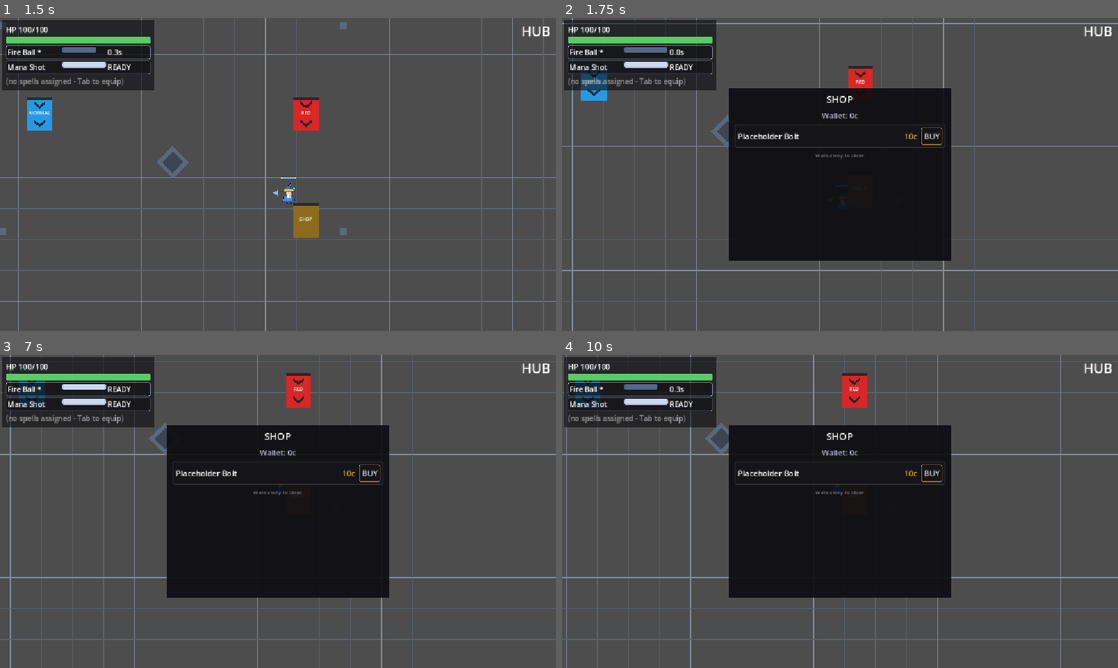
Above: before the commit, frames 1-4 (two rows, left to right).
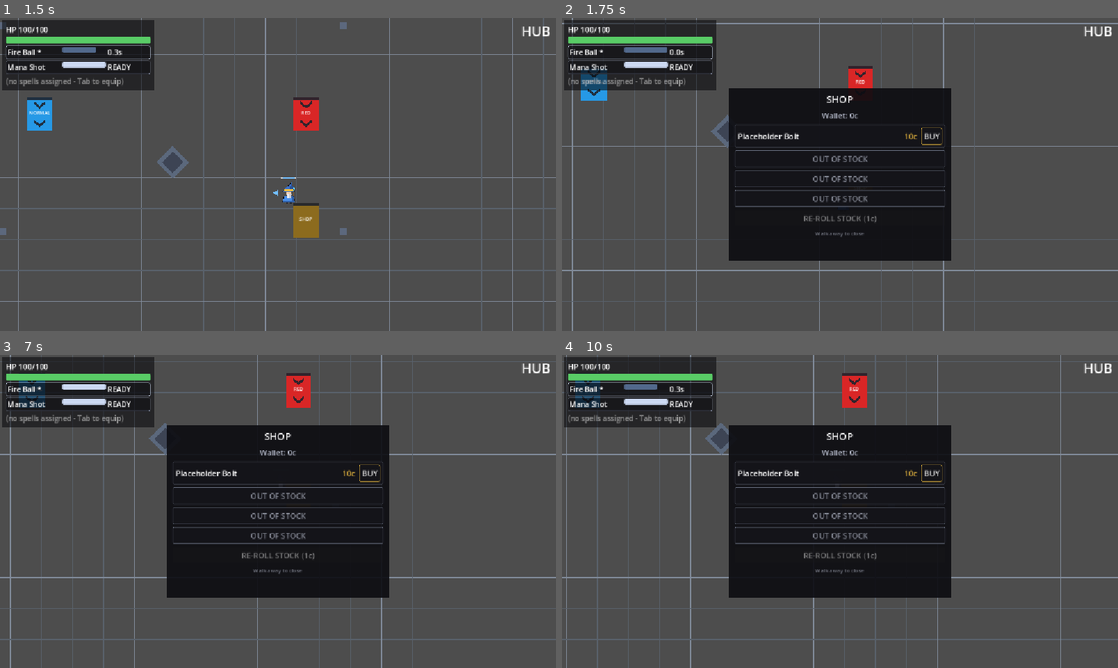
Above: after the commit, the same moments.

Repository: BestestGameStudio/gangU
Game: Godot game, scene res://scenes/main.tscn
Two runs of this game, one before a commit and one after it. Both use one fixed random seed, a clock stepped at 60 frames per second and the inputs below.
Inputs (mouse positions are in pixels of both pictures, inside the frame that each line leads up to):
- Up to frame 1 (1.5 s): tap Enter at 0.5 s; move the mouse to (400, 158) at 0.52 s; hold D (move_right) 0.53-1.28 s; hold Space (cast) 0.53-1.28 s; move the mouse to (166, 190) at 1.27 s; hold S (move_down) from 1.28 s (still down); tap Space (cast) at 1.35 s
- Up to frame 2 (1.75 s): keep holding S (move_down)
- Up to frame 3 (7 s): move the mouse to (333, 442) at 2.02 s; release S (move_down) at 2.03 s; hold D (move_right) 2.03-2.78 s; hold Tab (equip_panel) 2.03-2.78 s; tap Space (cast) at 2.3, 3.05, 4.55, 5.85, 6.8 s; move the mouse to (250, 574) at 2.77 s; hold W (move_up) 2.78-3.53 s; tap E (use_consumable) at 2.85 s; move the mouse to (444, 558) at 3.52 s; hold Space (cast) 3.53-4.28 s; hold A (move_left) 3.53-5.03 s; tap 1 at 3.6 s; move the mouse to (111, 464) at 4.27 s; tap Enter at 4.35 s; move the mouse to (305, 511) at 5.02 s; hold S (move_down) 5.03-5.78 s; hold Space (cast) 5.03-5.78 s; move the mouse to (194, 433) at 5.77 s; hold D (move_right) 5.78-6.53 s; move the mouse to (400, 495) at 6.52 s; hold W (move_up) from 6.53 s (still down); hold Tab (equip_panel) from 6.53 s (still down)
- Up to frame 4 (10 s): move the mouse to (728, 527) at 7.27 s; release W (move_up) at 7.28 s; release Tab (equip_panel) at 7.28 s; hold D (move_right) 7.28-8.03 s; tap E (use_consumable) at 7.35 s; tap Space (cast) at 7.55, 9.05 s; move the mouse to (895, 442) at 8.02 s; hold S (move_down) 8.03-8.78 s; hold Space (cast) 8.03-8.78 s; tap 1 at 8.1 s; move the mouse to (812, 574) at 8.77 s; hold A (move_left) 8.78-9.53 s; tap Enter at 8.85 s; move the mouse to (1006, 558) at 9.52 s; hold W (move_up) from 9.53 s (still down); hold Space (cast) from 9.53 s (still down)

Frame 1 is identical in both runs. In frame 2, 1.1% of the frame differs, in the area x 31-69%, y 42-70%; in frame 3, 1.1%; in frame 4, 1.1%.

Commit message:
#132 shop stock: 4-slot stock, Fibonacci paid re-roll, victory refresh + price reset
Stock of 4 slots drawn distinct from the offerable (non-owned) set;
unfillable slots sign OUT OF STOCK in the panel. Free refresh on
confirmed dungeon victory only (Main wires objective_completed);
victory also resets the paid price. Paid re-roll charges the
data-driven ShopRefreshSchedule (Fibonacci 1,2,3,5,8,13,21...) and is
refused without charge when unaffordable or when no re-roll could
surface a new good. Run-start reset rides the existing full-scene
reload.

Diff:
--- /dev/null
+++ b/resources/shop/demo_refresh_schedule.tres
@@ -0,0 +1,8 @@
+[gd_resource type="Resource" script_class="ShopRefreshSchedule" load_steps=2 format=3]
+
+[ext_resource type="Script" path="res://scripts/shop_refresh_schedule.gd" id="1"]
+
+[resource]
+script = ExtResource("1")
+first_price = 1
+second_price = 2
--- a/scripts/main.gd
+++ b/scripts/main.gd
@@ -77,7 +77,10 @@
 	shop.name = "Shop"
 	shop.setup(preload("res://resources/shop/demo_catalog.tres"))
 	shop.caster_path = NodePath("../Player/SpellCaster") # explicit, SpellProgress idiom
+	## (#132) Data-driven paid-refresh price schedule (Fibonacci 1,2 seeds).
+	shop.refresh_schedule = preload("res://resources/shop/demo_refresh_schedule.tres")
 	add_child(shop)
+	_shop = shop
 	var shop_panel: ShopPanel = preload("res://scenes/shop_panel.tscn").instantiate()
 	shop_panel.name = "ShopPanel"
 	add_child(shop_panel)
@@ -106,6 +109,9 @@
 	_load_hub()
 
 var current_area: Node = null
+## (#132) The mounted hub shop, kept so a dungeon victory can trigger its
+## FREE stock refresh + paid-price reset from _on_objective_completed.
+var _shop: Shop = null
 
 func _load_hub() -> void:
 	_swap(preload("res://scenes/hub.tscn").instantiate())
@@ -164,6 +170,11 @@
 
 func _on_objective_completed(dungeon_id: StringName) -> void:
 	print("objective completed: ", dungeon_id)
+	## (#132) Confirmed dungeon VICTORY only: free stock refresh and the
+	## paid-refresh price resets (Daniel 2026-11-07). A plain return to hub
+	## (exit portal without a clear) never reaches this path.
+	if _shop != null:
+		_shop.on_dungeon_victory()
 
 ## #9 production exit portal: normal-gate DungeonA mounts it UNLOCKED (retreat
 ## anytime, objective not required). Returns to the hub in the SAME run via a
--- a/scripts/shop.gd
+++ b/scripts/shop.gd
@@ -8,28 +8,62 @@
 ## owned), so no run-scoped sold-out memory lives here. Mounted once on
 ## Main (wallet/pool pattern); per-run reset comes free from the reload.
 ##
+## (#132, foundation C5) STOCK + REFRESH. The panel shows a STOCK of
+## stock_size slots (Daniel 2026-11-08: "show 4 slots for now") drawn
+## without replacement from the offerable set; a slot with no eligible
+## item renders an OUT OF STOCK sign (same message). Buying removes the
+## entry from the stock. Refresh rules (Daniel 2026-11-07/08, verbatim):
+## - FREE refresh on confirmed dungeon VICTORY only (Main calls
+##   on_dungeon_victory from DungeonObjective.objective_completed) - never
+##   on a plain return to hub.
+## - PAID refresh ("players can also buy a refresh"): buy_paid_refresh
+##   charges the current schedule price and re-rolls; "each bought
+##   refresh costs extra" via the data-driven ShopRefreshSchedule
+##   (Fibonacci 1,2,3,5,8,13,21... - "fibonacci yeah").
+## - "yes refresh the paid price": victory ALSO resets the paid counter
+##   to the schedule's first value.
+## - Run-start reset comes free from RunManager's full scene reload, the
+##   same pattern as the wallet/satchel (this node rebuilds fresh).
+## A paid refresh is REFUSED (no charge) when no re-roll could surface a
+## new good - every offerable entry is already in stock, or none exist.
+##
 ## ATOMIC PAY/GRANT (no charge without grant, no grant without charge):
 ##   1. can_grant precheck - pure read, no side effects.
 ##   2. wallet.try_spend(price) - false aborts before any grant attempt.
 ##   3. grant(good) - a FALSE return refunds the price IN FULL.
 ## grant() is all-or-nothing: false means ZERO side effects. The precheck
-## is an optimization, never the atomicity mechanism.
+## is an optimization, never the atomicity mechanism. buy_paid_refresh is
+## simpler: the "grant" is the re-roll itself, so a refused spend is the
+## only failure path and leaves EVERYTHING (wallet, counter, stock) as-is.
 ##
 ## C3/C4 PROVIDER SEAM: can_grant/grant dispatch on the good's TYPE. Spell
 ## goods compose the strict-primitive caster from the outside
 ## (get_unlocked / unlock_spell - the caster gains no shop methods).
-## Consumable/relic branches return false until their grant seams land.
+## Consumables dispatch to the #130 Consumables manager (#156); relic
+## branches return false until their grant seam lands.
 
 signal purchased(entry: ShopEntry)
+## Emitted after any stock re-roll - free (victory) or paid. The panel
+## re-renders from it so the price/reset is visible without reopening.
+signal stock_refreshed()
 
 ## Explicit wiring convention (matches SpellProgress/HUD): set before tree
 ## entry; the "player" group fallback applies otherwise.
 @export var caster_path: NodePath
+## (#132) Slots the panel renders. Daniel 2026-11-08: "show 4 slots for
+## now". Data, not a constant, so the count stays human-tunable.
+@export var stock_size: int = 4
+## (#132) Paid-refresh price schedule. Null falls back to a default
+## ShopRefreshSchedule (1, 2 seeds) so harnesses need no .tres; production
+## wires resources/shop/demo_refresh_schedule.tres from main.gd.
+@export var refresh_schedule: ShopRefreshSchedule
 
 var _catalog: ShopCatalog
 var _wallet: CurrencyWallet
 var _caster: SpellCaster
 var _consumables: Consumables
+var _stock: Array[ShopEntry] = []
+var _paid_refresh_count: int = 0
 
 func setup(catalog: ShopCatalog) -> void:
 	_catalog = catalog
@@ -44,12 +78,15 @@
 		var player := get_tree().get_first_node_in_group("player")
 		if player != null:
 			_caster = player.get_node_or_null("SpellCaster") as SpellCaster
+	if refresh_schedule == null:
+		refresh_schedule = ShopRefreshSchedule.new()
 	if _wallet == null:
 		push_warning("Shop: no currency_wallet group node; all buys refuse.")
 	if _caster == null:
 		push_warning("Shop: no player SpellCaster found; spell grants refuse.")
 	if _consumables == null:
 		push_warning("Shop: no consumables group node; consumable grants refuse.")
+	_reroll_stock()
 
 ## Catalog entries the player can currently buy: valid, priced, and not
 ## already owned (ownership exclusion, Daniel 2026-11-07).
@@ -61,6 +98,63 @@
 		if e != null and e.good != null and e.price > 0 and can_grant(e.good):
 			out.append(e)
 	return out
+
+## (#132) The current stock, in slot order, filtered to goods the player
+## can still be granted: a spell that became owned AFTER the draw (e.g. a
+## #10 ground pickup) never displays, per Daniel's never-sell-owned pin
+## "including refreshed stock". A copy - callers cannot mutate the shop's
+## state through it.
+func stock_entries() -> Array[ShopEntry]:
+	var out: Array[ShopEntry] = []
+	for e in _stock:
+		if e != null and e.good != null and can_grant(e.good):
+			out.append(e)
+	return out
+
+## (#132) Price of the NEXT paid refresh (schedule index = paid count).
+func paid_refresh_price() -> int:
+	return refresh_schedule.price_at(_paid_refresh_count)
+
+## (#132) A paid re-roll makes sense only if it could surface a good not
+## already on display. When every offerable entry is already in stock (or
+## nothing is offerable at all) the refresh is refused - charging for a
+## guaranteed no-op would read as a bug in the demo.
+func can_paid_refresh() -> bool:
+	for e in offerable_entries():
+		if not _stock.has(e):
+			return true
+	return false
+
+## (#132) Paid re-roll. Charges the current schedule price ONLY; on a
+## refused spend nothing changes (wallet, counter, stock all untouched).
+func buy_paid_refresh() -> bool:
+	if not can_paid_refresh():
+		return false
+	var price := paid_refresh_price()
+	if _wallet == null or not _wallet.try_spend(price):
+		return false
+	_paid_refresh_count += 1
+	_reroll_stock()
+	return true
+
+## (#132) Dungeon victory: FREE re-roll and the paid price resets to the
+## schedule's first value (Daniel: "yes refresh the paid price"). Called
+## by Main from DungeonObjective.objective_completed - victory only,
+## never a plain hub return. Never charges the wallet.
+func on_dungeon_victory() -> void:
+	_paid_refresh_count = 0
+	_reroll_stock()
+
+## (#132) Re-roll: draw up to stock_size DISTINCT entries from the current
+## offerable set (rotation among non-owned only). Fewer eligible goods
+## than slots leaves empty slots - the panel signs those OUT OF STOCK.
+func _reroll_stock() -> void:
+	var pool := offerable_entries()
+	pool.shuffle()
+	_stock.clear()
+	for e in pool.slice(0, stock_size):
+		_stock.append(e)
+	stock_refreshed.emit()
 
 func can_grant(good: Resource) -> bool:
 	if good is Spell:
@@ -96,5 +190,6 @@
 	if not grant(entry.good):
 		_wallet.add(entry.price) # refund: grant failed after charge
 		return false
+	_stock.erase(entry) # (#132) the bought good leaves the stock
 	purchased.emit(entry)
 	return true
--- a/scripts/shop_panel.gd
+++ b/scripts/shop_panel.gd
@@ -2,9 +2,17 @@
 extends CanvasLayer
 ## (#129, foundation C2) Shop choice panel. Hidden by default; the hub
 ## vendor opens it on walk-up and closes it on walk-away (Daniel,
-## 2026-11-07). Shows only OFFERABLE entries - a spell the player already
-## owns never appears (ownership exclusion), and buying one removes its
-## row immediately. Wallet balance rides the #128 balance_changed signal.
+## 2026-11-07). Shows the shop's STOCK: a spell the player already owns
+## never appears (ownership exclusion), and buying one removes its row
+## immediately. Wallet balance rides the #128 balance_changed signal.
+##
+## (#132, foundation C5) The panel renders exactly Shop.stock_size slots
+## (Daniel 2026-11-08: "show 4 slots for now"). A slot with no eligible
+## item shows an OUT OF STOCK sign ("if theres no eligible item display
+## an out of stock sign"). A RE-ROLL STOCK button buys a paid refresh at
+## the shop's current schedule price (1, 2, 3, 5, 8... Fibonacci); it is
+## disabled while Shop.can_paid_refresh() is false. Victory re-rolls and
+## price resets arrive live through Shop.stock_refreshed.
 ##
 ## UI is code-built in the #94 flat identity (StyleBoxFlat, no assets).
 ## While visible the panel joins "modal_ui" so the caster skips casting on
@@ -15,11 +23,13 @@
 const B_DIM := Color(0.45, 0.48, 0.55, 0.6)
 const B_BUY := Color(0.95, 0.75, 0.25, 0.9)
 const TEXT_DIM := Color(0.7, 0.72, 0.78, 1.0)
+const OUT_OF_STOCK_TEXT := "OUT OF STOCK"
 
 var _shop: Shop
 var _wallet: CurrencyWallet
 var _balance_label: Label
 var _rows: VBoxContainer
+var _refresh_button: Button
 
 func _ready() -> void:
 	add_to_group("shop_panel")
@@ -29,8 +39,11 @@
 	_wallet = get_tree().get_first_node_in_group("currency_wallet") as CurrencyWallet
 	if _wallet != null and not _wallet.balance_changed.is_connected(_on_balance_changed):
 		_wallet.balance_changed.connect(_on_balance_changed)
-	if _shop != null and not _shop.purchased.is_connected(_on_purchased):
-		_shop.purchased.connect(_on_purchased)
+	if _shop != null:
+		if not _shop.purchased.is_connected(_on_purchased):
+			_shop.purchased.connect(_on_purchased)
+		if not _shop.stock_refreshed.is_connected(_on_stock_refreshed):
+			_shop.stock_refreshed.connect(_on_stock_refreshed)
 	visible = false
 
 func open() -> void:
@@ -90,6 +103,11 @@
 	_rows.name = "Rows"
 	_rows.add_theme_constant_override("separation", 6)
 	vbox.add_child(_rows)
+	_refresh_button = Button.new()
+	_refresh_button.name = "RefreshButton"
+	_refresh_button.add_theme_stylebox_override("normal", _flat(ROW_BG, B_BUY))
+	_refresh_button.pressed.connect(_on_refresh_pressed)
+	vbox.add_child(_refresh_button)
 	var hint := Label.new()
 	hint.text = "Walk away to close"
 	hint.add_theme_color_override("font_color", TEXT_DIM * Color(1, 1, 1, 0.6))
@@ -97,6 +115,10 @@
 	hint.horizontal_alignment = HORIZONTAL_ALIGNMENT_CENTER
 	vbox.add_child(hint)
 
+## (#132) Exactly stock_size slot rows: stocked entries first, then one
+## OUT OF STOCK sign per unfillable slot. The re-roll button always shows
+## the CURRENT paid price and disables when no re-roll could surface a
+## new good.
 func _render() -> void:
 	_update_balance_text()
 	for c in _rows.get_children():
@@ -104,14 +126,14 @@
 		c.queue_free()
 	if _shop == null:
 		return
-	for entry in _shop.offerable_entries():
-		_rows.add_child(_make_row(entry))
-	if _rows.get_child_count() == 0:
-		var empty := Label.new()
-		empty.name = "EmptyHint"
-		empty.text = "Nothing for sale right now"
-		empty.add_theme_color_override("font_color", TEXT_DIM)
-		_rows.add_child(empty)
+	var stock := _shop.stock_entries()
+	for i in range(maxi(_shop.stock_size, 0)):
+		if i < stock.size():
+			_rows.add_child(_make_row(stock[i]))
+		else:
+			_rows.add_child(_make_out_of_stock_row())
+	_refresh_button.text = "RE-ROLL STOCK (%dc)" % _shop.paid_refresh_price()
+	_refresh_button.disabled = not _shop.can_paid_refresh()
 
 func _make_row(entry: ShopEntry) -> Control:
 	var row := PanelContainer.new()
@@ -135,6 +157,20 @@
 	hbox.add_child(buy_button)
 	return row
 
+## (#132) The OUT OF STOCK sign for a slot with no eligible item: dimmed,
+## no buy button, no price.
+func _make_out_of_stock_row() -> Control:
+	var row := PanelContainer.new()
+	row.name = "OutOfStockRow"
+	row.add_theme_stylebox_override("panel", _flat(ROW_BG, B_DIM))
+	var label := Label.new()
+	label.name = "OutOfStockLabel"
+	label.text = OUT_OF_STOCK_TEXT
+	label.horizontal_alignment = HORIZONTAL_ALIGNMENT_CENTER
+	label.add_theme_color_override("font_color", TEXT_DIM * Color(1, 1, 1, 0.7))
+	row.add_child(label)
+	return row
+
 func _update_balance_text() -> void:
 	_balance_label.text = "Wallet: %dc" % (_wallet.balance() if _wallet != null else 0)
 
@@ -145,7 +181,19 @@
 	if visible:
 		_render()
 
+func _on_stock_refreshed() -> void:
+	if visible:
+		_render()
+
 func _on_buy_pressed(entry: ShopEntry) -> void:
 	if _shop != null:
 		_shop.buy(entry)
 	_render() # re-render either way: success drops the row, failure is visible
+
+## (#132) Paid re-roll. buy_paid_refresh refuses (and charges nothing)
+## when unaffordable or when no new good could surface; the re-render
+## shows the unchanged stock and price either way.
+func _on_refresh_pressed() -> void:
+	if _shop != null:
+		_shop.buy_paid_refresh()
+	_render()
--- /dev/null
+++ b/scripts/shop_refresh_schedule.gd
@@ -0,0 +1,27 @@
+class_name ShopRefreshSchedule
+extends Resource
+## (#132, foundation C5) Paid stock-refresh price schedule. DATA-driven so
+## the curve stays human-open: the two seed prices are exported resource
+## data, and growth continues by summing the previous two - the Fibonacci
+## rule Daniel confirmed verbatim (2026-11-08, "fibonacci yeah" to
+## "1, 2, 3, 5, 8, 13, 21 and keep growing that way"). His original
+## example "1 > 2 > 3 > 5 > 8" is the default seed pair (1, 2).
+##
+## price_at(0) is the FIRST purchase's price; the shop's victory reset
+## returns the counter to 0, so the schedule itself carries no state.
+
+## Price of the first paid refresh after a reset.
+@export var first_price: int = 1
+## Price of the second paid refresh after a reset.
+@export var second_price: int = 2
+
+func price_at(index: int) -> int:
+	if index <= 0:
+		return first_price
+	var a := first_price
+	var b := second_price
+	for i in range(1, index):
+		var next := a + b
+		a = b
+		b = next
+	return b
Not shown, added: scripts/shop_refresh_schedule.gd.uid
Not shown, added: docs/plans/132-shop-stock-refresh.md
